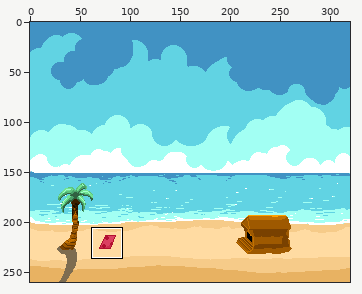
Pixel-art file: Nature/Beach.aseprite. Above, an overview of the earlier version with the close-up marked.
Close-up. Earlier state:
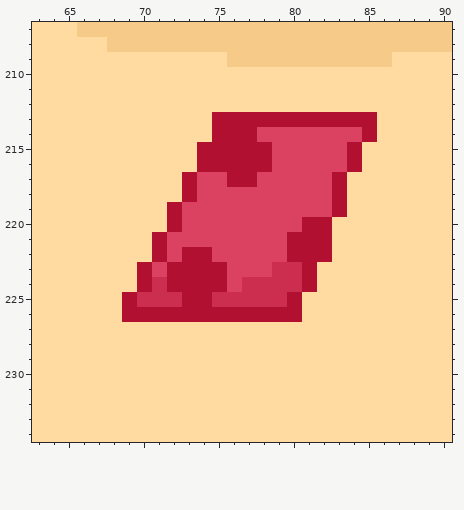
320x260 pixels, 1 frame. Colours within 5 levels of each other are drawn and written as one. Shown: x 63..90, y 207..234.
The result:
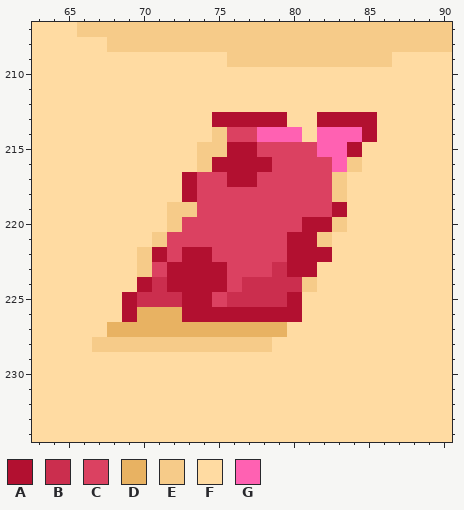
Palette (. is transparent): A #b21030  B #cb2e4e  C #db4161  D #e8b262  E #f6cb89  F #ffdba2  G #ff61b2
Commit: arenita en la toalla
The edit:
Layers "Person", "Towel":
Colour B gives way to colour A in row 223 at x 80.
Colour A gives way to colour C in row 214 at x 76 to 77; in row 215 at x 78.
Colour B gives way to colour C in row 225 at x 75.
Colour A gives way to colour D in row 226 at x 70 to 72.
Colour F gives way to colour D in row 227 at x 68 to 79.
Colour A gives way to colour E in row 214 at x 75; in row 215 at x 74 to 75; in row 216 at x 74 and 84; in rows 217 to 218 at x 83; in rows 219 to 220 at x 72; in row 221 at x 71 and 82.
Colour A gives way to colour E in row 223 at x 70; in row 224 at x 81.
Colour C gives way to colour E in row 219 at x 73.
Colour F gives way to colour E in row 220 at x 83; in row 222 at x 70; in row 228 at x 67 to 78.
Colour A gives way to colour F in row 213 at x 80 to 81.
Colour C gives way to colour F in row 214 at x 81.
Colour C gives way to colour G in row 214 at x 78 to 80 and 82 to 84; in row 215 at x 82 to 83; in row 216 at x 83.
Changed places in both close-ups, as pixel boxes (x1, y1, x2, y2):
changed: (92, 112, 362, 352)
